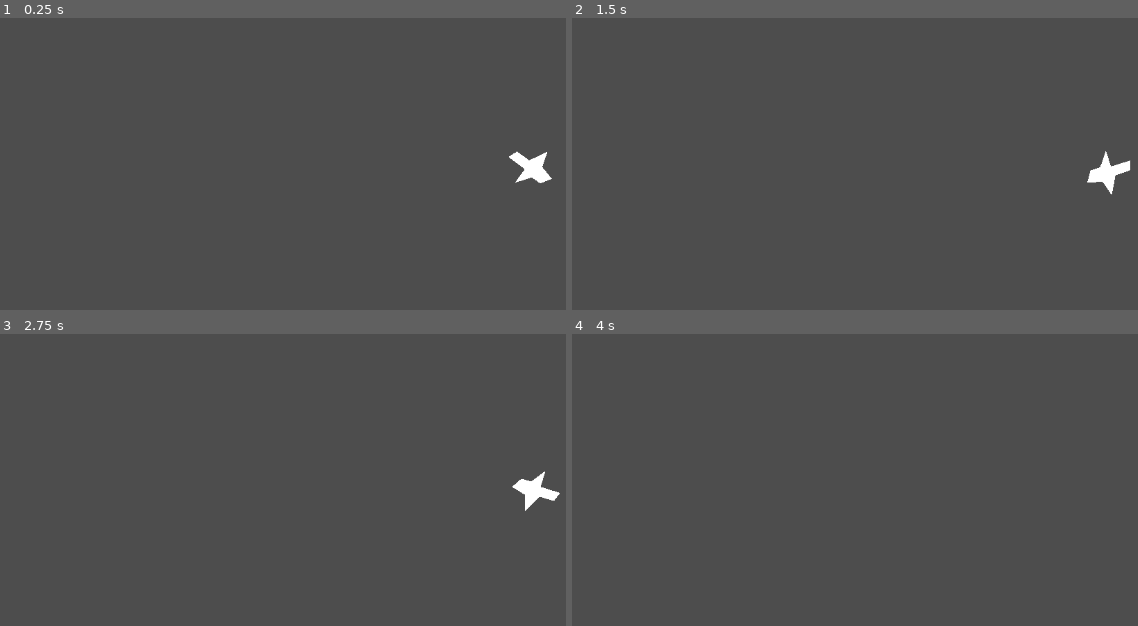
Above: before the commit, frames 1-4 (two rows, left to right).
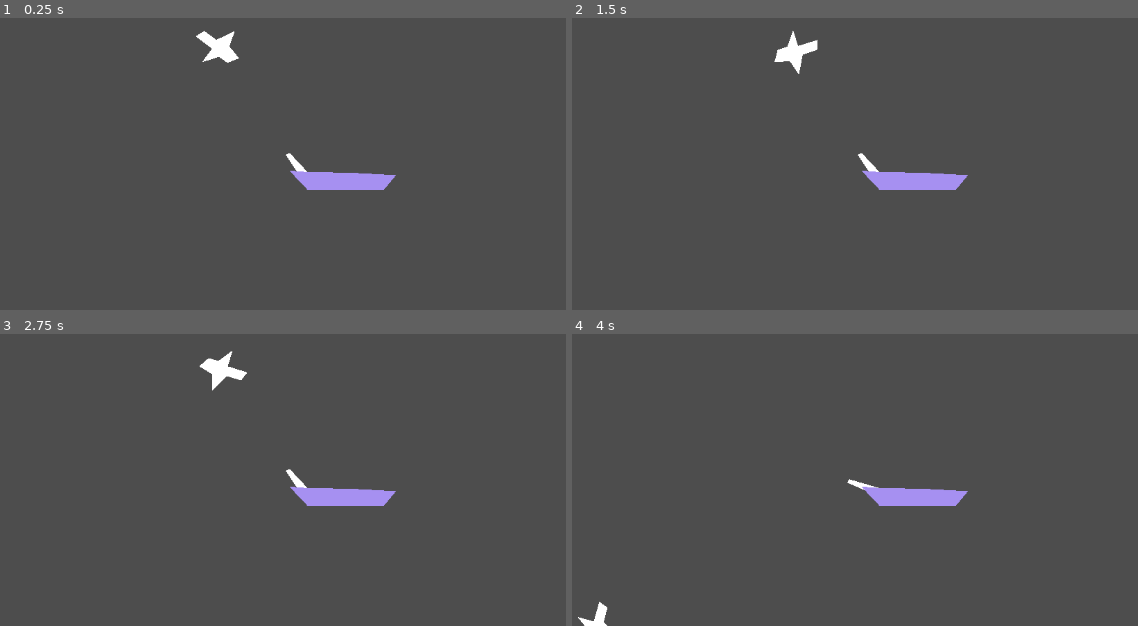
Above: after the commit, the same moments.

Repository: juunp/dogfight
Game: Godot game, scene res://scenes/main.tscn
Same seed, same stepped clock (60 frames per second), same inputs: the game is played once before the commit and once after it. Before the commit the project starts from res://scenes/player.tscn.
Inputs:
- Up to frame 1 (0.25 s): no input
- Up to frame 2 (1.5 s): tap Enter at 0.5 s; hold Right (rotate_right) 0.53-1.28 s; hold Left (rotate_left) from 1.28 s (still down)
- Up to frame 3 (2.75 s): release Left (rotate_left) at 2.03 s; hold Right (rotate_right) from 2.03 s (still down)
- Up to frame 4 (4 s): release Right (rotate_right) at 2.78 s; hold Up (accelerate) 2.78-3.53 s; hold Left (rotate_left) from 3.53 s (still down)

The runs differ from the first frame. In frame 1, 1.9% of the frame differs, in the area x 34-98%, y 4-59%; in frame 2, 1.9%; in frame 3, 1.9%; in frame 4, 1.2%.

Commit message:
canon follow player

Diff:
--- a/project.godot
+++ b/project.godot
@@ -11,14 +11,14 @@
 [application]
 
 config/name="dogfight"
-run/main_scene="uid://ckllnmq6vc5dp"
+run/main_scene="uid://cb0ca3c2wbp7h"
 config/features=PackedStringArray("4.5", "GL Compatibility")
 config/icon="res://icon.svg"
 
-[debug]
+[global_group]
 
-gdscript/warnings/untyped_declaration=1
-gdscript/warnings/inferred_declaration=1
+player=""
+bullets=""
 
 [input]
 
--- a/scenes/enemies/boats/destroyer.tscn
+++ b/scenes/enemies/boats/destroyer.tscn
@@ -3,11 +3,24 @@
 [ext_resource type="Script" uid="uid://cwdjhbt3ptu5o" path="res://scripts/destroyer.gd" id="1_l4bph"]
 
 [node name="Destroyer" type="Node2D"]
+scale = Vector2(0.70207775, 0.56)
 script = ExtResource("1_l4bph")
+frames_count = 1
 
 [node name="destroyer" type="Polygon2D" parent="."]
+scale = Vector2(0.25933844, 0.28571427)
 color = Color(0.65225875, 0.5671207, 0.94534415, 1)
 polygon = PackedVector2Array(-302, -90, 94, -80, 424, -60, 324, 76, -276, 74, -422, -102)
 
 [node name="canon" type="Polygon2D" parent="."]
-polygon = PackedVector2Array(-244, -54, -316, -232, -260, -238, -214, -66)
+z_index = -1
+position = Vector2(-76.91456, -17.857145)
+rotation = -0.008333681
+scale = Vector2(0.25933844, 0.28571427)
+offset = Vector2(286.567, 136.62888)
+polygon = PackedVector2Array(-292.80844, -175.097, -37.40416, -171.85178, -37.576782, -138.43747, -293.43964, -106.34938)
+
+[node name="Timer" type="Timer" parent="."]
+autostart = true
+
+[connection signal="timeout" from="Timer" to="." method="_on_timer_timeout"]
--- /dev/null
+++ b/scenes/enemies/bullet.tscn
@@ -0,0 +1,6 @@
+[gd_scene load_steps=2 format=3 uid="uid://cbvl3vcgpp3ym"]
+
+[ext_resource type="Texture2D" uid="uid://d4gy21ellesr6" path="res://assets/bullet.png" id="1_hl25f"]
+
+[node name="Bullet" type="Sprite2D" groups=["bullets"]]
+texture = ExtResource("1_hl25f")
--- /dev/null
+++ b/scenes/enemies/enemy.gd
@@ -0,0 +1,5 @@
+class_name Enemy
+extends Node2D
+
+func get_next_position(player: Player, frames_count: int) -> Vector2:
+	return player.global_position * player.speed * frames_count
--- a/scenes/main.tscn
+++ b/scenes/main.tscn
@@ -1,3 +1,11 @@
-[gd_scene format=3 uid="uid://cb0ca3c2wbp7h"]
+[gd_scene load_steps=3 format=3 uid="uid://cb0ca3c2wbp7h"]
+
+[ext_resource type="PackedScene" uid="uid://ckllnmq6vc5dp" path="res://scenes/player.tscn" id="1_o5qli"]
+[ext_resource type="PackedScene" uid="uid://cjkwopfq7jsfy" path="res://scenes/enemies/boats/destroyer.tscn" id="2_0wfyh"]
 
 [node name="Main" type="Node2D"]
+
+[node name="Player" parent="." instance=ExtResource("1_o5qli")]
+
+[node name="Destroyer" parent="." instance=ExtResource("2_0wfyh")]
+position = Vector2(615, 463)
--- a/scenes/player.tscn
+++ b/scenes/player.tscn
@@ -4,7 +4,7 @@
 
 [sub_resource type="SpriteFrames" id="SpriteFrames_sh265"]
 
-[node name="Player" type="CharacterBody2D"]
+[node name="Player" type="CharacterBody2D" groups=["player"]]
 position = Vector2(438, 274)
 script = ExtResource("1_3vyb7")
 
@@ -24,9 +24,3 @@
 visible = false
 color = Color(1, 0.27058825, 0.21176471, 1)
 polygon = PackedVector2Array(-25, -8, -37, -17, -37, -11, -48, -17, -46, -11, -61, -12, -49, -6, -53, 0, -41, -4, -43, 0, -28, -3)
-
-[node name="Camera2D" type="Camera2D" parent="."]
-limit_left = 50
-limit_top = 100
-limit_right = 200
-limit_bottom = 200
--- a/scripts/destroyer.gd
+++ b/scripts/destroyer.gd
@@ -1,7 +1,37 @@
-extends Node2D
+extends Enemy
 
-@export var _max_angle := 160
-@export var _min_angle := 20
+@export var _max_angle : int =  -160
+@export var _min_angle : int = -20
+@export var frames_count := 5
+@onready var canon: Polygon2D = $canon
+var player: Player
 
 func _ready() -> void:
-	rotation_degrees = _min_angle
+	find_player()
+	if player != null:
+		canon.look_at(player.position)
+
+func _process(_delta: float) -> void:
+	if player == null:
+		return
+	if calculate_angle_to_player(player.global_position):
+		canon.look_at(player.position)
+
+func _on_timer_timeout() -> void:
+	if player != null && can_shoot():
+		shoot()
+
+func find_player():
+	player = get_tree().get_first_node_in_group("player")
+
+func can_shoot() -> bool:
+	return calculate_angle_to_player(player.global_position)
+
+func calculate_angle_to_player(player_position: Vector2) -> bool:
+	var direction = player_position - global_position
+	var angle = rad_to_deg(direction.angle())
+	return angle < _min_angle && angle > _max_angle
+
+func shoot() -> void:
+	print("shoot")
+	pass
--- a/scripts/player.gd
+++ b/scripts/player.gd
@@ -1,10 +1,11 @@
+class_name Player
 extends CharacterBody2D
 
-@export var _health := 100
-@export var _speed := 400
-@export var _rotation_speed := 4
+@export var _health : int = 100
+@export var speed : int = 400
+@export var _rotation_speed : int = 4
 
-@onready var _boost_flames := $"boost flames"
+@onready var _boost_flames : Polygon2D = $"boost flames"
 
 func _ready() -> void:
 	rotation_degrees = -45
@@ -12,13 +13,13 @@
 func _physics_process(delta: float) -> void:
 	velocity -= Vector2(velocity).normalized()
 
-	var rotation_speed = _rotation_speed * delta
+	var rotation_speed: float = _rotation_speed * delta
 	if Input.is_action_pressed("rotate_left"):
 		rotation = rotation + rotation_speed * - 1
 	elif Input.is_action_pressed("rotate_right"):
 		rotation = rotation + rotation_speed
 	if Input.is_action_pressed("accelerate"):
-		velocity = transform.x * _speed
+		velocity = transform.x * speed
 		_boost_flames.visible = true
 	if Input.is_action_just_released("accelerate"):
 		_boost_flames.visible = false;
Binary file added: assets/bullet.png
Not shown, added: assets/bullet.png.import
Not shown, added: scenes/enemies/enemy.gd.uid
Not shown, added: assets/bullet.png-autosave.kra
